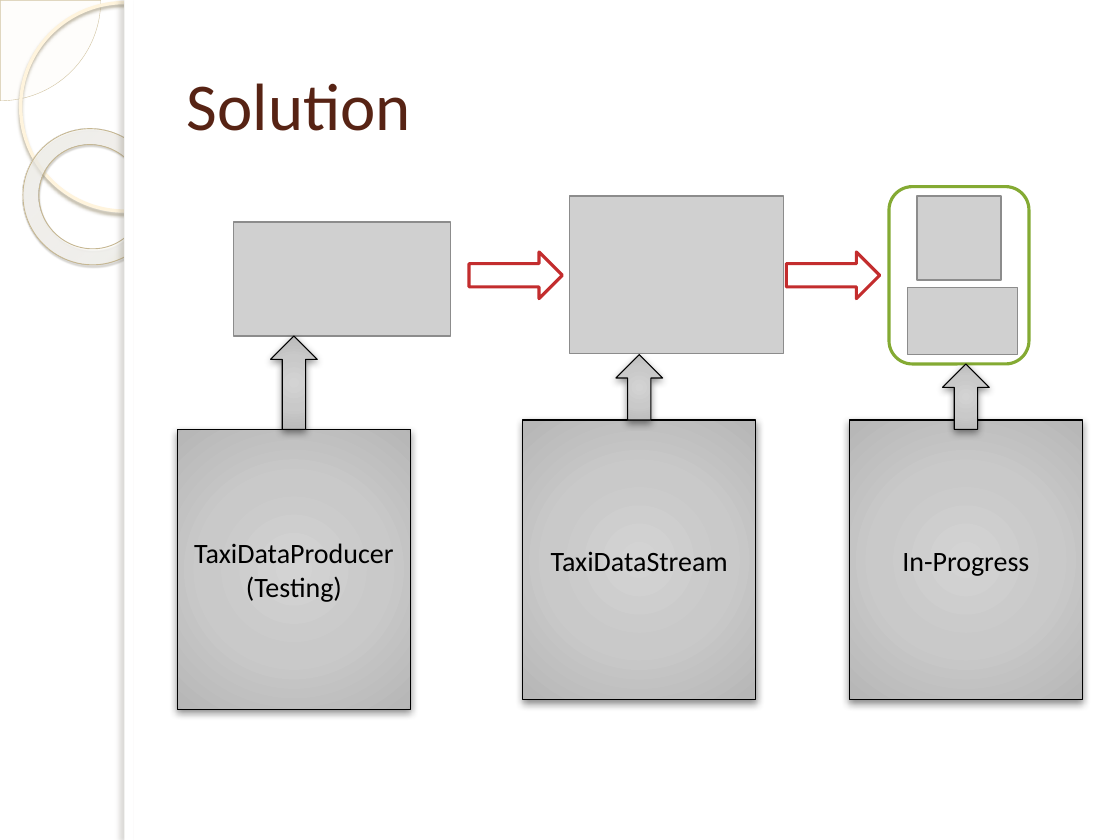
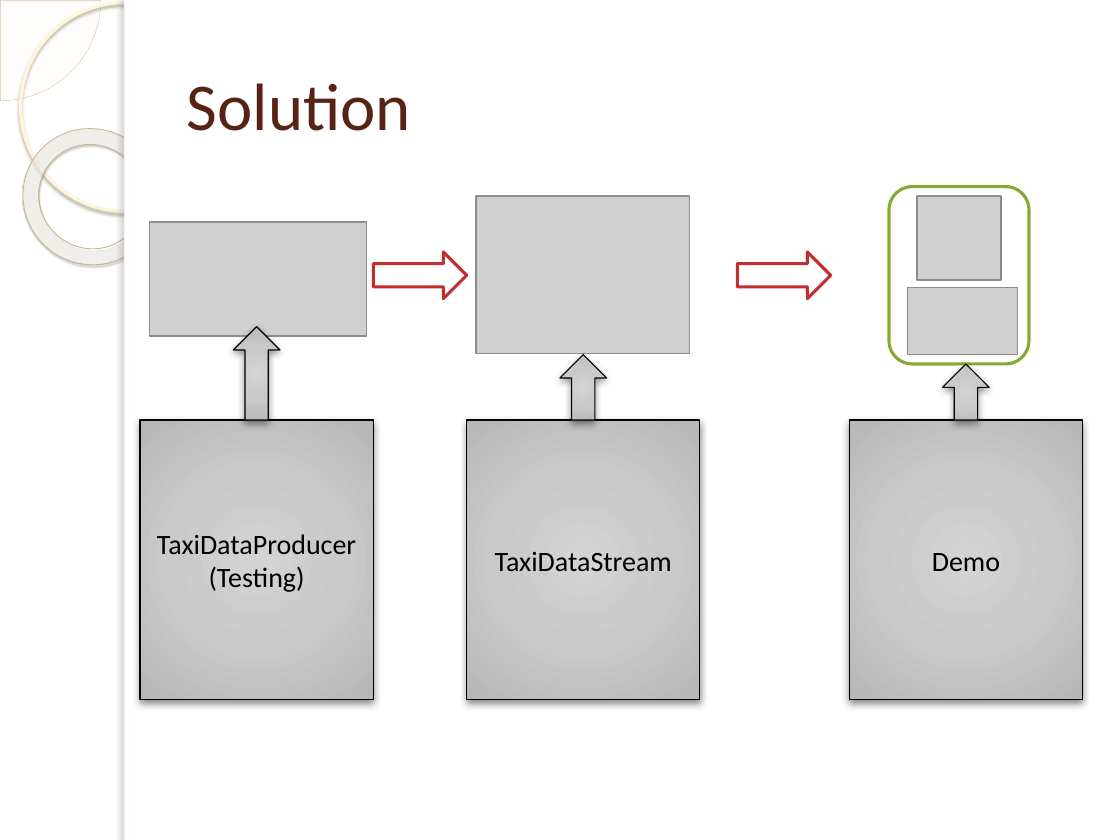
Before and after one commit to mahendra-sahu/Taxi_Trip_Data_Analytics, a slide deck: slide 3 of Taxi_Data_Analysis.pptx. Drawn at 1120x840 pixels with LibreOffice and Linux fonts; fonts in the diff are those of the drawing; grey boxes stand for pictures; background and template pictures are left out. Boxes give left, top, right and bottom in pixels: in the first picture for what was removed or moved away, otherwise in the second. Text is boxed around its words. In the diff, an @@ line names an element or a change of style, - is before the commit and + after.

```diff
--- a/Taxi_Data_Analysis.pptx
+++ b/Taxi_Data_Analysis.pptx
@@ picture moved from (x1=570, y1=196, x2=784, y2=354) to (x1=476, y1=196, x2=690, y2=354) @@
@@ picture moved from (x1=233, y1=222, x2=450, y2=336) to (x1=149, y1=222, x2=366, y2=336) @@
@@ right arrow moved from (x1=469, y1=252, x2=562, y2=299) to (x1=373, y1=252, x2=466, y2=299) @@
@@ right arrow moved from (x1=786, y1=252, x2=879, y2=299) to (x1=737, y1=252, x2=830, y2=299) @@
@@ right arrow moved from (x1=270, y1=337, x2=318, y2=430) to (x1=234, y1=328, x2=281, y2=421) @@
@@ right arrow moved from (x1=616, y1=355, x2=663, y2=420) to (x1=560, y1=355, x2=607, y2=420) @@
@@ right arrow resized from (x1=942, y1=364, x2=989, y2=429) to (x1=943, y1=364, x2=990, y2=420) @@
@@ rectangle "TaxiDataProducer (Testing)" moved from (x1=177, y1=429, x2=410, y2=709) to (x1=140, y1=420, x2=373, y2=700) @@
@@ rectangle "TaxiDataStream" moved from (x1=523, y1=420, x2=756, y2=700) to (x1=467, y1=420, x2=700, y2=700) @@
@@ text in rectangle at (x1=932, y1=553, x2=1000, y2=571): text changed @@
-In-Progress
+Demo
```
Also in this commit, not shown: 1 slide added, 5 other files.
